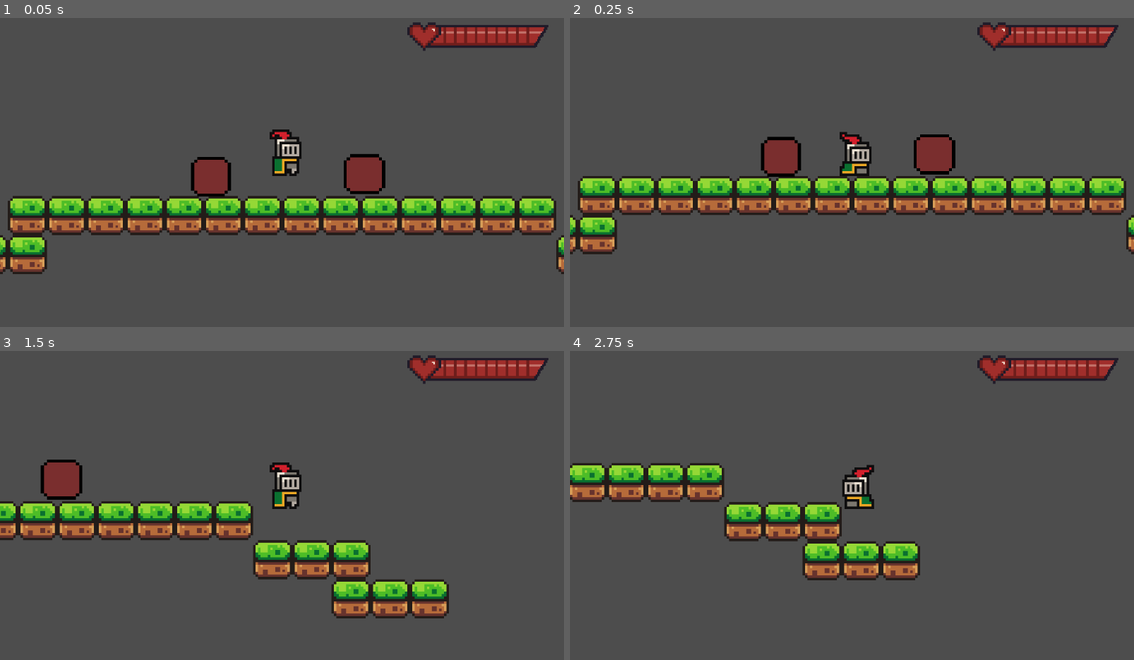
Above: before the commit, frames 1-4 (two rows, left to right).
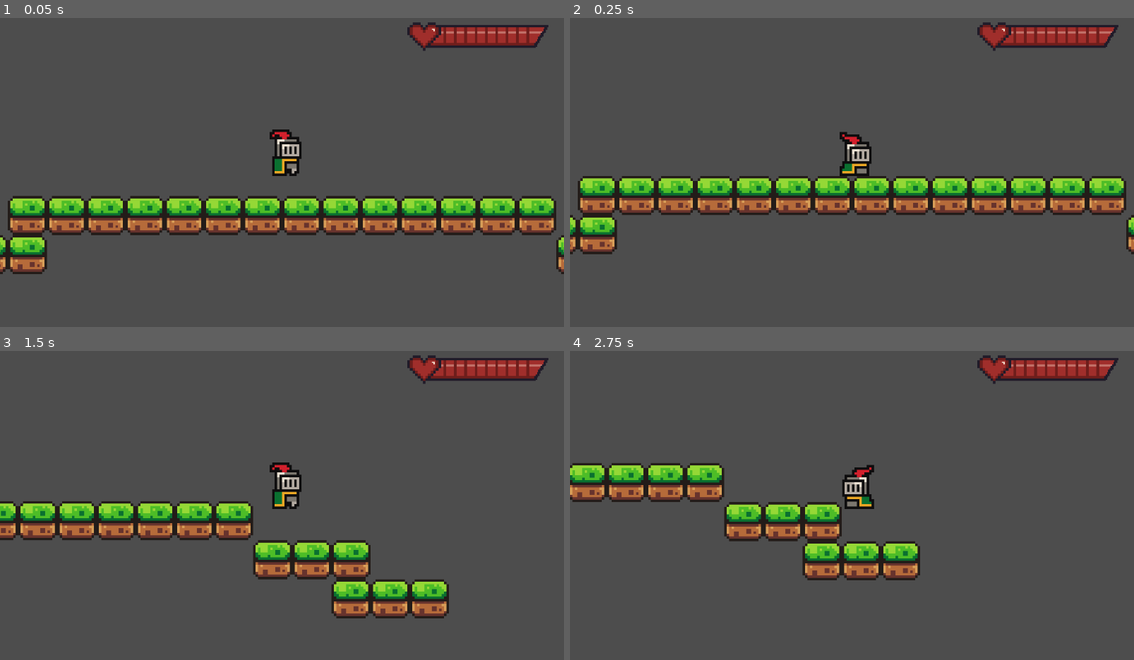
Above: after the commit, the same moments.

Repository: stackhacksbu/StackhacksGameDevRepo
Game: Godot game, scene res://scenes/Game.tscn
Two runs of this game, one before a commit and one after it. Both use one fixed random seed, a clock stepped at 60 frames per second and the inputs below.
Inputs:
- Up to frame 1 (0.05 s): no input
- Up to frame 2 (0.25 s): no input
- Up to frame 3 (1.5 s): hold D (move_right) from 0.53 s (still down); tap Q (dash) at 0.6, 1.35 s; tap W (jump) at 0.77 s
- Up to frame 4 (2.75 s): tap W (jump) at 1.52 s; release D (move_right) at 2.03 s; hold A (move_left) from 2.03 s (still down); tap Q (dash) at 2.1 s

The runs differ from the first frame. In frame 1, 1.8% of the frame differs, in the area x 33-69%, y 44-58%; in frame 2, 1.8%, in the area x 33-69%, y 37-52%; in frame 3, 0.9%; in frame 4, nothing differs.

Commit message:
deleted testers

Diff:
--- a/scenes/Game.tscn
+++ b/scenes/Game.tscn
@@ -1,12 +1,9 @@
-[gd_scene load_steps=13 format=4 uid="uid://besm0lkf1jww8"]
+[gd_scene load_steps=8 format=4 uid="uid://besm0lkf1jww8"]
 
 [ext_resource type="PackedScene" uid="uid://dhr6vs5bxmd2f" path="res://scenes/player.tscn" id="1_ucb25"]
 [ext_resource type="Texture2D" uid="uid://bh4xk0ccyqp2c" path="res://assets/health bars/health_100.png" id="2_fstaj"]
 [ext_resource type="Texture2D" uid="uid://ctjow8vmb4k5v" path="res://assets/sprites/world_tileset.png" id="2_lbvig"]
-[ext_resource type="Texture2D" uid="uid://cshxdx3x1qvjl" path="res://assets/sprites/temp.png" id="3_8gr78"]
-[ext_resource type="Script" path="res://scripts/area_2d.gd" id="3_jtr68"]
 [ext_resource type="Script" path="res://scenes/health_bar.gd" id="3_lha40"]
-[ext_resource type="Script" path="res://scenes/unhealth_tester.gd" id="5_j43pw"]
 
 [sub_resource type="WorldBoundaryShape2D" id="WorldBoundaryShape2D_do8s8"]
 
@@ -166,11 +163,6 @@
 physics_layer_0/collision_layer = 1
 sources/1 = SubResource("TileSetAtlasSource_gb4ml")
 
-[sub_resource type="RectangleShape2D" id="RectangleShape2D_1xii0"]
-
-[sub_resource type="RectangleShape2D" id="RectangleShape2D_t6ppj"]
-size = Vector2(14, 14)
-
 [node name="Node2D" type="Node2D"]
 
 [node name="Player" parent="." instance=ExtResource("1_ucb25")]
@@ -198,33 +190,3 @@
 [node name="TileMapLayer" type="TileMapLayer" parent="."]
 tile_map_data = PackedByteArray("AAD6/wEAAQAAAAAAAAD7/wEAAQAAAAAAAAD8/wEAAQAAAAAAAAD9/wEAAQAAAAAAAAD+/wEAAQAAAAAAAAD//w …(336 unchanged characters)…
 tile_set = SubResource("TileSet_ppitl")
-
-[node name="Health Tester" type="Area2D" parent="."]
-position = Vector2(-13, 4)
-scale = Vector2(0.804676, 0.761006)
-script = ExtResource("3_jtr68")
-
-[node name="Sprite2D" type="Sprite2D" parent="Health Tester"]
-position = Vector2(58, 6.5)
-scale = Vector2(0.8125, 0.828125)
-texture = ExtResource("3_8gr78")
-
-[node name="CollisionShape2D" type="CollisionShape2D" parent="Health Tester"]
-position = Vector2(58, 4)
-shape = SubResource("RectangleShape2D_1xii0")
-
-[node name="Unhealth tester" type="Area2D" parent="."]
-position = Vector2(40, 2)
-script = ExtResource("5_j43pw")
-
-[node name="Sprite2D" type="Sprite2D" parent="Unhealth tester"]
-position = Vector2(-69, 8)
-scale = Vector2(0.625, 0.625)
-texture = ExtResource("3_8gr78")
-
-[node name="CollisionShape2D" type="CollisionShape2D" parent="Unhealth tester"]
-position = Vector2(-69, 6)
-shape = SubResource("RectangleShape2D_t6ppj")
-
-[connection signal="body_entered" from="Health Tester" to="Health Tester" method="_on_body_entered"]
-[connection signal="body_entered" from="Unhealth tester" to="Unhealth tester" method="_on_body_entered"]
Binary file added: assets/mana bars/mana_100.png
Not shown, added: assets/mana bars/mana_100.png.import
